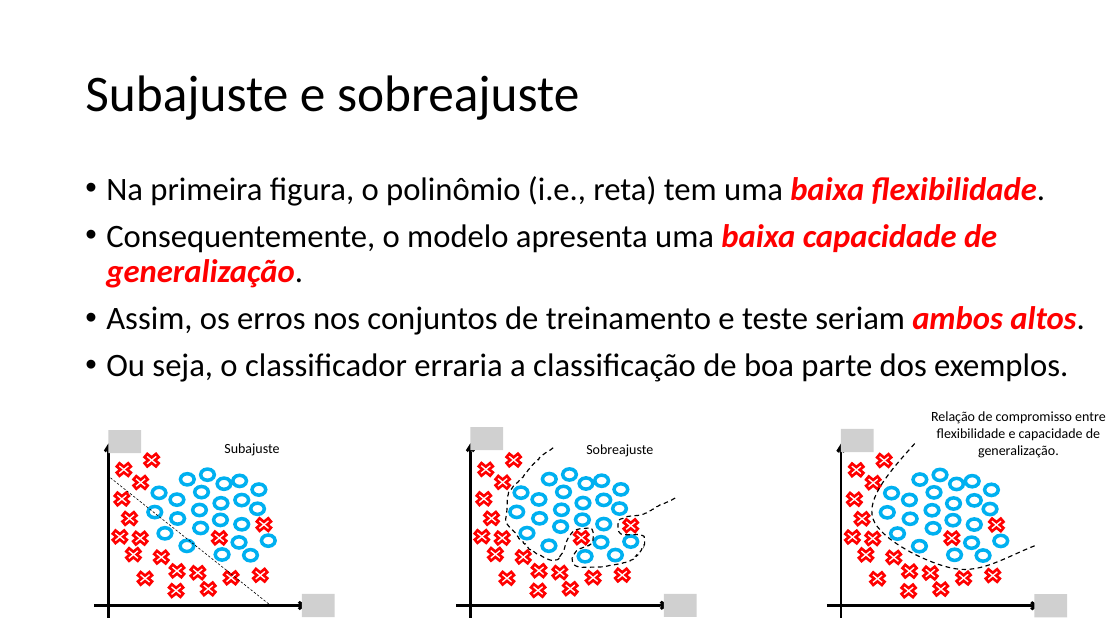
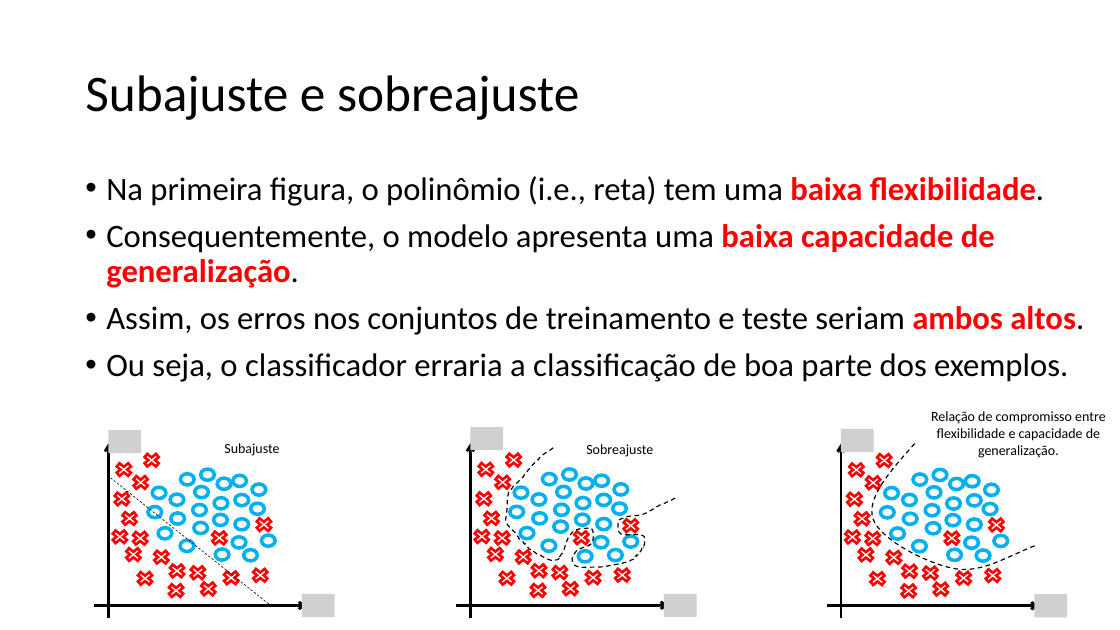
Before and after one commit to zz4fap/c24_inteligencia_artificial, a slide deck: slide 39 of slides/C24_Classificação.pptx (slide 42 before the commit). Drawn at 1120x630 pixels with LibreOffice and Linux fonts; fonts in the diff are those of the drawing; grey boxes stand for pictures. Boxes give left, top, right and bottom in pixels: in the first picture for what was removed or moved away, otherwise in the second. Text is boxed around its words. In the diff, an @@ line names an element or a change of style, - is before the commit and + after.

```diff
--- a/slides/C24_Classificação.pptx
+++ b/slides/C24_Classificação.pptx
@@ text at [106,176,1084,335]: italic off in "baixa flexibilidade.", "baixa capacidade de generalização.", "ambos altos." @@
```
Also in this commit, not shown: 5 other slides changed, 2 slides added, 4 slides removed.
